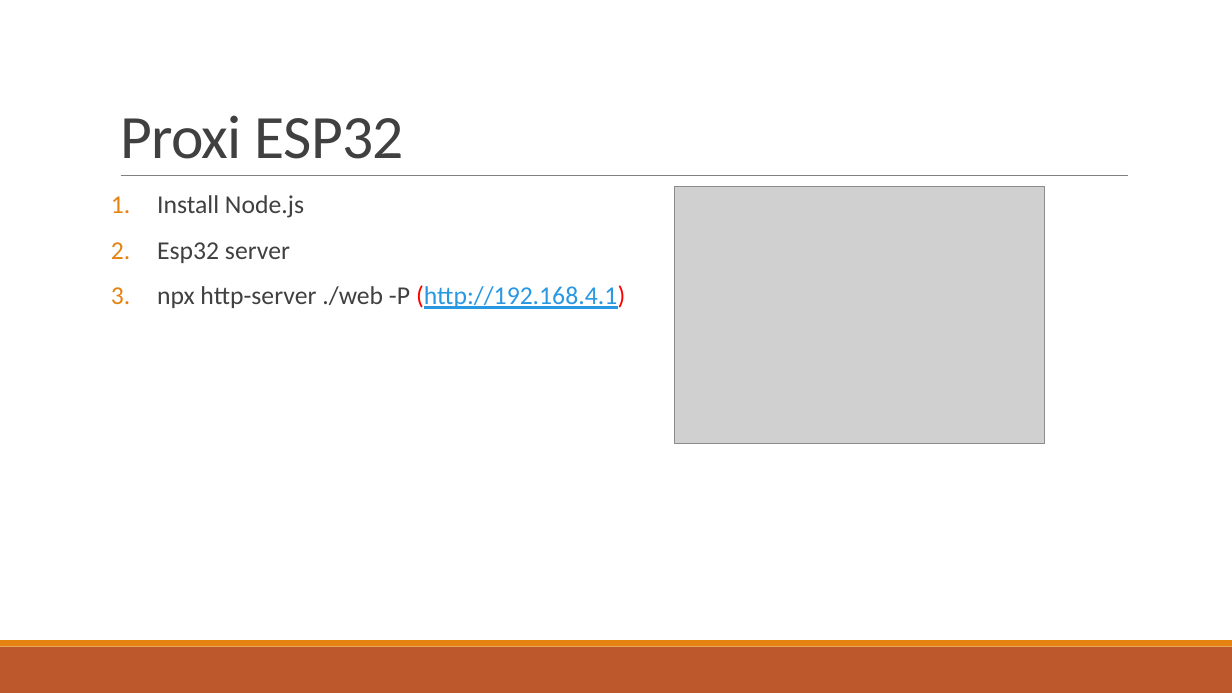
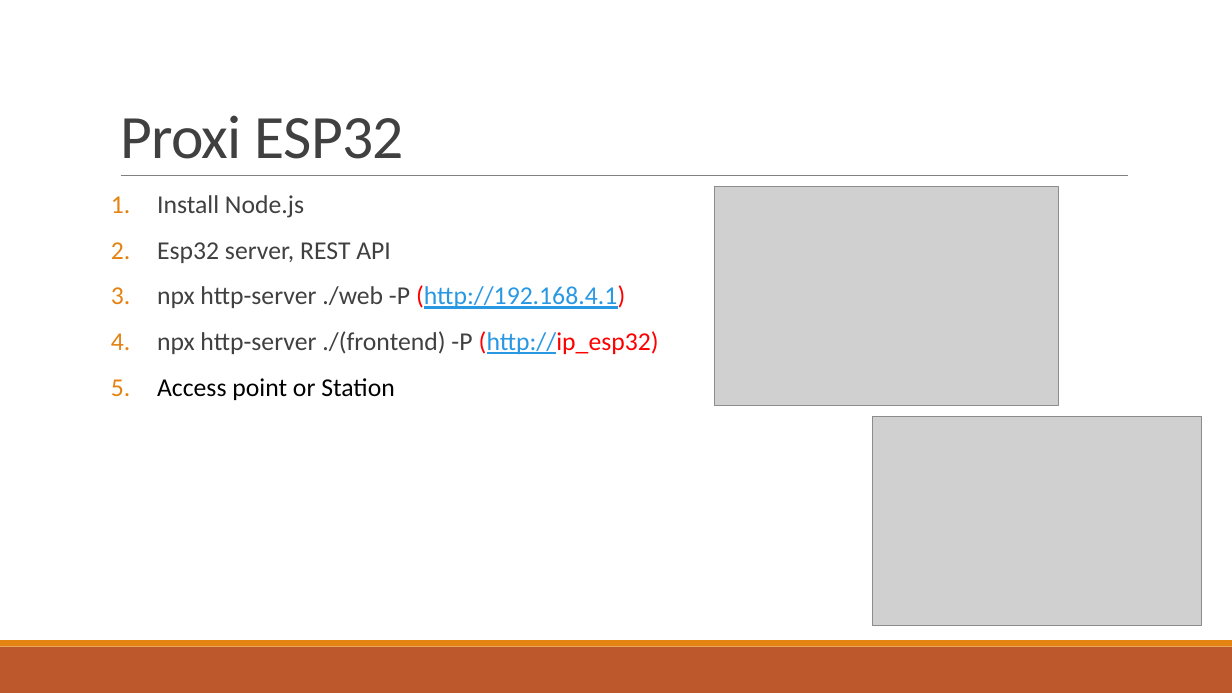
Before and after one commit to danilogf92/application_esp_wroom_32_cpp, a slide deck: slide 1 of Proxi ESP32.pptx. Drawn at 1232x693 pixels with LibreOffice and Linux fonts; fonts in the diff are those of the drawing; grey boxes stand for pictures. Boxes give left, top, right and bottom in pixels: in the first picture for what was removed or moved away, otherwise in the second. Text is boxed around its words. In the diff, an @@ line names an element or a change of style, - is before the commit and + after.

```diff
--- a/Proxi ESP32.pptx
+++ b/Proxi ESP32.pptx
@@ picture: place and size @@
-picture at (675,187,1045,444)
+picture at (714,187,1058,406)
@@ text at (157,242,391,263): text changed @@
-2. Esp32 server
+2. Esp32 server, REST API
@@ text at (157,331,659,400): paragraphs added @@
+4. npx http-server ./(frontend) -P (http://ip_esp32)
+5. Access point or Station
@@ picture added at (872,417,1202,627) @@
```
Also in this commit, not shown: 7 other files.
